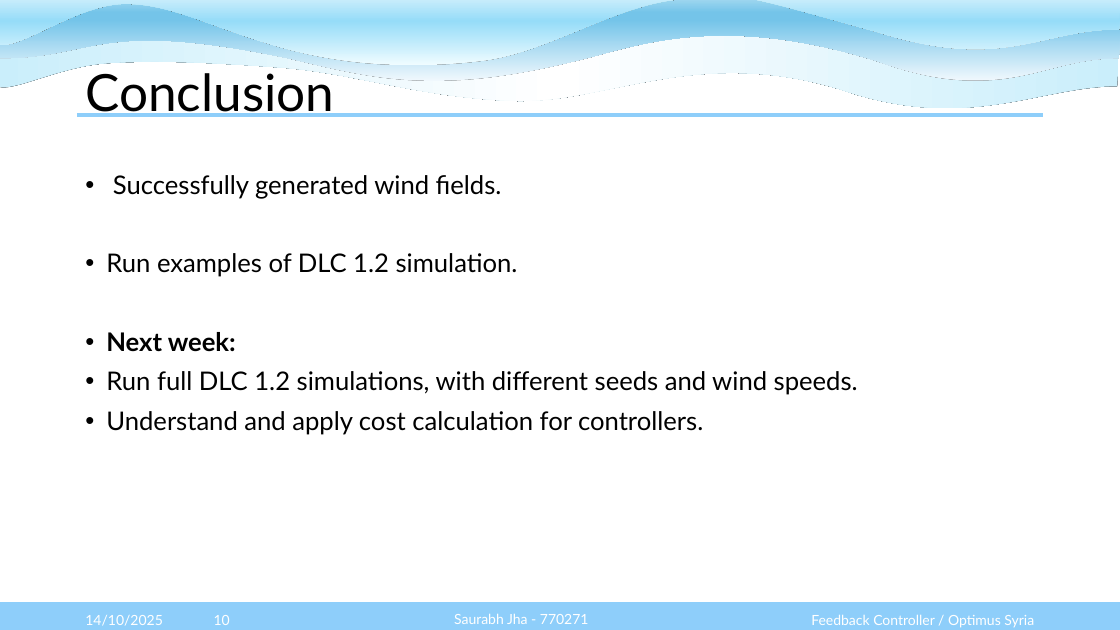
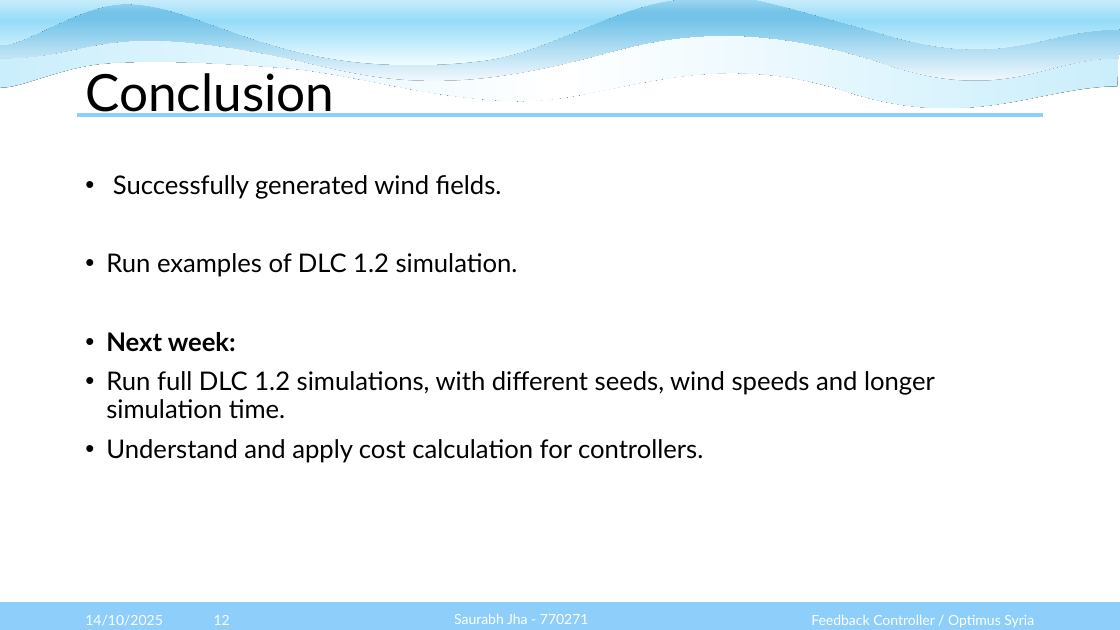
Before and after one commit to Karim-bakhtyar/Optimus-Syria-WEC, a slide deck: slide 12 of 3_Presentations/week 3/Week_3 Team Feedback Controller WEC 2025.pptx (slide 10 before the commit). Drawn at 1120x630 pixels with LibreOffice and Linux fonts; fonts in the diff are those of the drawing. Boxes give left, top, right and bottom in pixels: in the first picture for what was removed or moved away, otherwise in the second. Text is boxed around its words. In the diff, an @@ line names an element or a change of style, - is before the commit and + after.

```diff
--- a/3_Presentations/week 3/Week_3 Team Feedback Controller WEC 2025.pptx
+++ b/3_Presentations/week 3/Week_3 Team Feedback Controller WEC 2025.pptx
@@ text at [106, 371, 935, 419]: text changed @@
-• Run full DLC 1.2 simulations, with different seeds and wind speeds.
+• Run full DLC 1.2 simulations, with different seeds, wind speeds and longer simulation time.
@@ page number at [214, 615, 230, 625]: text changed @@
-10
+12
```
Also in this commit, not shown: 2 other slides changed, 2 slides added.
